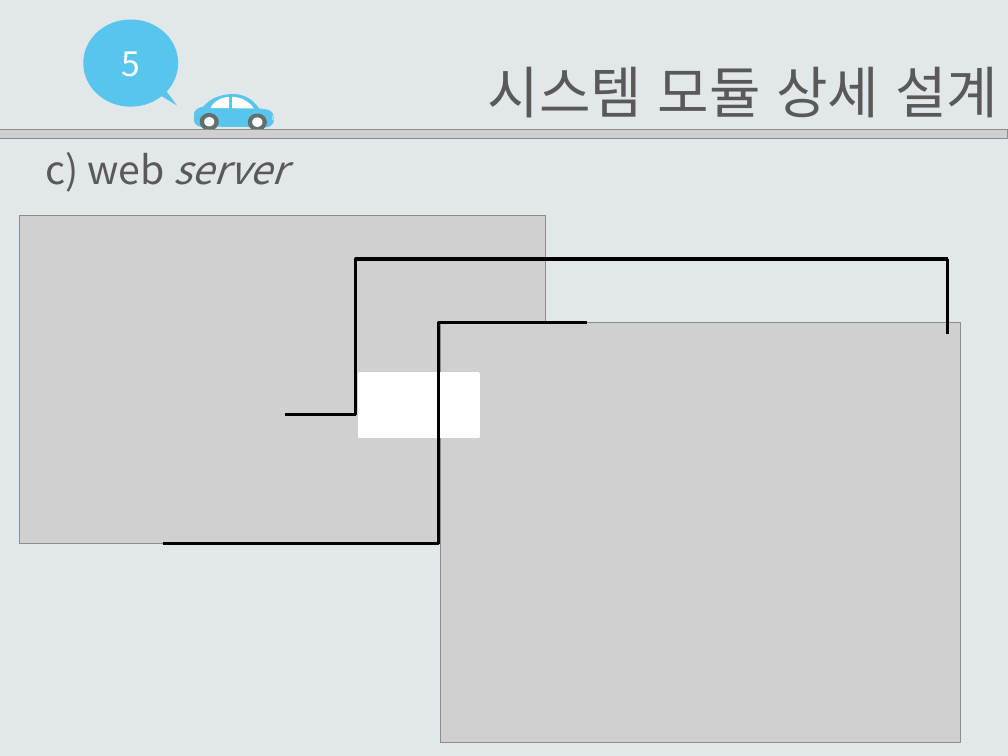
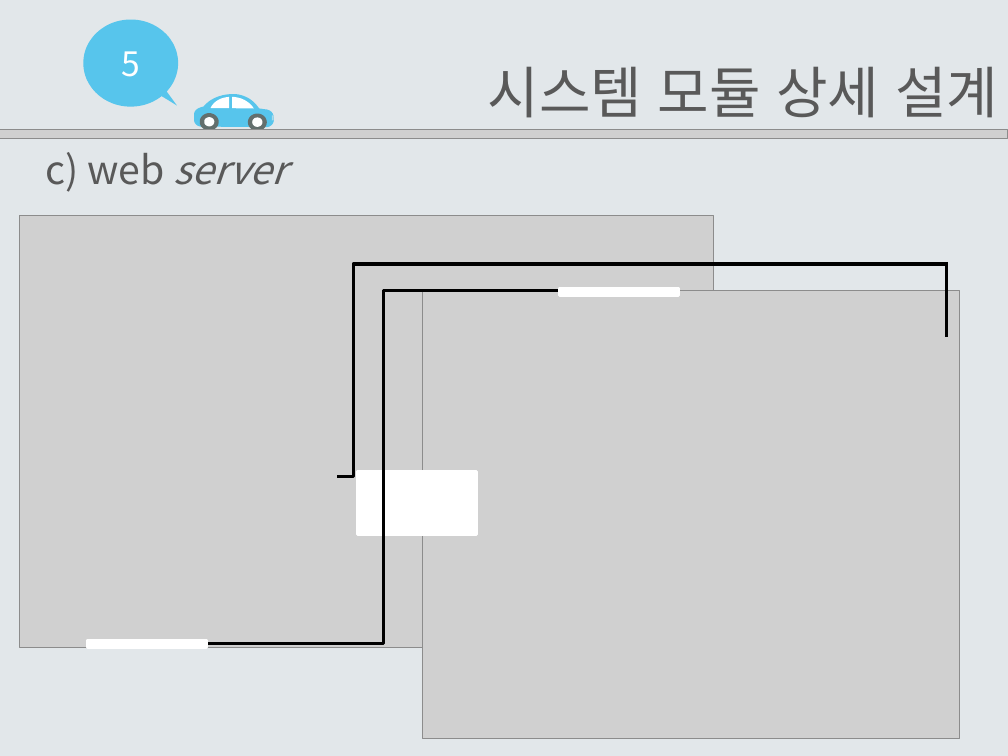
Before and after one commit to EomHeeSang/grad_proj, a slide deck: slide 23 of 발표자료/설계서2-14(엄희상,박주호,김태경)_re.pptx. Drawn at 1008x756 pixels with LibreOffice and Linux fonts; fonts in the diff are those of the drawing; grey boxes stand for pictures. Boxes give left, top, right and bottom in pixels: in the first picture for what was removed or moved away, otherwise in the second. Text is boxed around its words. In the diff, an @@ line names an element or a change of style, - is before the commit and + after.

```diff
--- a/발표자료/설계서2-14(엄희상,박주호,김태경)_re.pptx
+++ b/발표자료/설계서2-14(엄희상,박주호,김태경)_re.pptx
@@ picture: place and size @@
-picture at [20,216,546,543]
+picture at [20,216,714,648]
@@ elbow line moved from (948, 259) - (285, 414) to (948, 264) - (338, 477) @@
@@ line moved from (948, 259) - (948, 335) to (947, 262) - (947, 338) @@
@@ elbow line moved from (162, 543) - (588, 323) to (207, 644) - (561, 290) @@
@@ picture: place and size @@
-picture at [440,323,961,743]
+picture at [422,290,960,739]
@@ rectangle added at [559,288,678,296], fill #FFFFFF, outline #FFFFFF 2 pt @@
@@ rectangle: place and size @@
-rectangle at [360,374,479,437]
+rectangle at [357,472,476,535]
@@ rectangle added at [87,640,206,648], fill #FFFFFF, outline #FFFFFF 2 pt @@
```
Also in this commit, not shown: 1 slide added, 1 slide removed, 4 other files.
